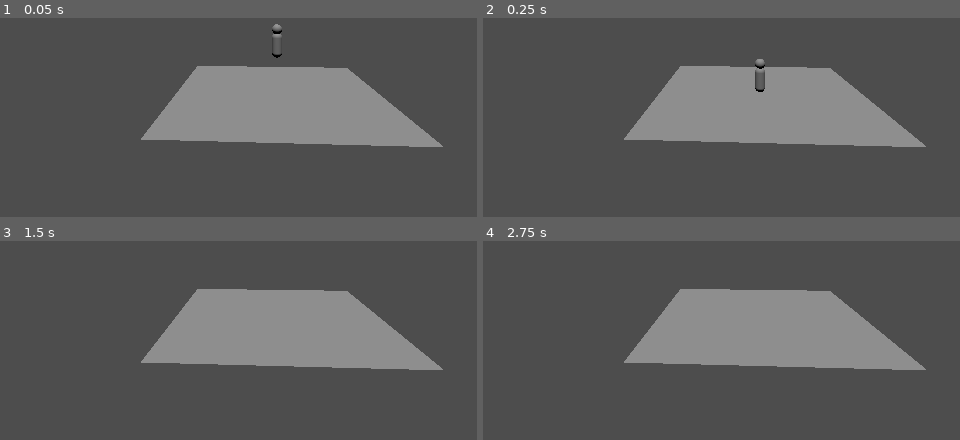
Above: before the commit, frames 1-4 (two rows, left to right).
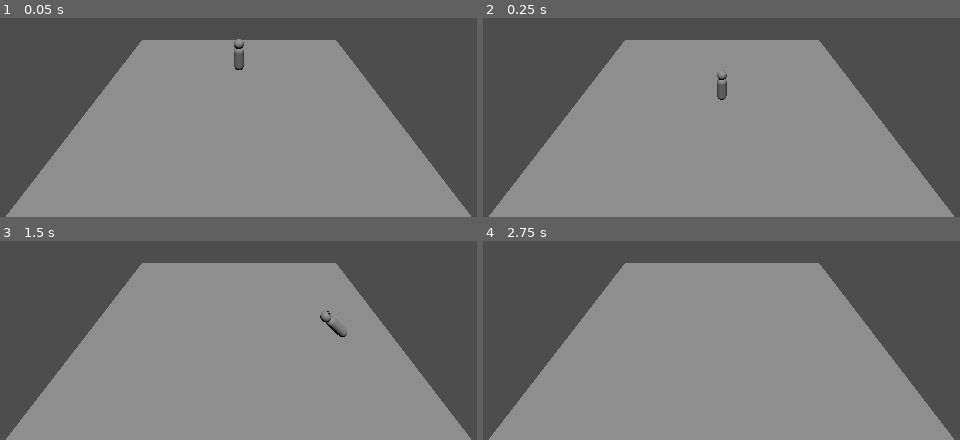
Above: after the commit, the same moments.

Repository: covmoore/interrupt-game-jam
Game: Godot game, scene res://maps/mind.tscn
Two runs of this game, one before a commit and one after it. Both use one fixed random seed, a clock stepped at 60 frames per second and the inputs below.
Inputs (mouse positions are in pixels of both pictures, inside the frame that each line leads up to):
- Up to frame 1 (0.05 s): no input
- Up to frame 2 (0.25 s): no input
- Up to frame 3 (1.5 s): tap Enter at 0.5 s; move the mouse to (outside the picture) at 0.52 s; hold D (move_right) 0.53-1.28 s; click (outside the picture) at 0.67 s; move the mouse to (outside the picture) at 1.27 s; hold S (move_back) from 1.28 s (still down); click (outside the picture) at 1.42 s
- Up to frame 4 (2.75 s): move the mouse to (outside the picture) at 2.02 s; release S (move_back) at 2.03 s; hold D (move_right) from 2.03 s (still down); click (outside the picture) at 2.17 s

The runs differ from the first frame. In frame 1, 45% of the frame differs, in the area x 1-99%, y 3-100%; in frame 2, 45%, in the area x 1-99%, y 11-100%; in frame 3, 45%; in frame 4, 45%.

Commit message:
adding the camera script to the camera

Diff:
--- /dev/null
+++ b/maps/camera_pan.gd
@@ -0,0 +1,13 @@
+extends Camera3D
+
+@onready var camera_pivot = $".."
+@onready var camera: Camera3D = $"."
+
+func _input(event: InputEvent):
+	if event is InputEventMouseMotion and Input.is_mouse_button_pressed(MOUSE_BUTTON_RIGHT):
+		var mouse_sensitivity = 0.005
+		camera_pivot.rotate_y(event.relative.x * mouse_sensitivity)
+		camera_pivot.rotate_x(event.relative.y * mouse_sensitivity)
+		camera_pivot.rotation.x = clampf(camera_pivot.rotation.x, -75, 0)
+		camera_pivot.rotation.z = 0
+# Called when the node enters the scene tree for the first time.
--- a/maps/mind.tscn
+++ b/maps/mind.tscn
@@ -1,17 +1,19 @@
-[gd_scene load_steps=4 format=3 uid="uid://bpy5y680rvwjc"]
+[gd_scene load_steps=5 format=3 uid="uid://bpy5y680rvwjc"]
 
 [ext_resource type="PackedScene" uid="uid://clfr6g1wxrggi" path="res://prefabs/player.tscn" id="1_136gs"]
+[ext_resource type="Script" path="res://maps/camera_pan.gd" id="2_0727t"]
 
 [sub_resource type="PlaneMesh" id="PlaneMesh_7qubq"]
-size = Vector2(8, 8)
+size = Vector2(12, 12)
 
 [sub_resource type="BoxShape3D" id="BoxShape3D_vkvcm"]
-size = Vector3(8, 0.01, 8)
+size = Vector3(12, 0.01, 12)
 
 [node name="Mind_Room" type="Node3D"]
 
 [node name="Player" parent="." instance=ExtResource("1_136gs")]
 transform = Transform3D(1, 0, 0, 0, 1, 0, 0, 0, 1, 0, 2.0153, 0)
+speed = 5
 
 [node name="Ground" type="StaticBody3D" parent="." groups=["Ground"]]
 collision_mask = 7
@@ -22,8 +24,12 @@
 [node name="CollisionShape3D" type="CollisionShape3D" parent="Ground"]
 shape = SubResource("BoxShape3D_vkvcm")
 
-[node name="Camera3D" type="Camera3D" parent="."]
-transform = Transform3D(0.99869, 0, 0.0511681, 0, 1, 0, -0.0511681, 0, 0.99869, -0.902787, 4, 11.8143)
-
 [node name="DirectionalLight3D" type="DirectionalLight3D" parent="."]
 transform = Transform3D(1, 0, 0, 0, 0.379941, 0.925011, 0, -0.925011, 0.379941, 0, 8.58882, 0)
+
+[node name="CameraPivot" type="Node3D" parent="."]
+transform = Transform3D(1, 0, 0, 0, 0.965926, 0.258819, 0, -0.258819, 0.965926, 0, 0, 0)
+
+[node name="Camera3D" type="Camera3D" parent="CameraPivot"]
+transform = Transform3D(1, 0, 0, 0, 1, 0, 0, 0, 1, 0.024663, 4.49301, 12.3104)
+script = ExtResource("2_0727t")
--- a/player.gd
+++ b/player.gd
@@ -5,21 +5,21 @@
 @export var jump_impulse = 20
 
 var target_velocity = Vector3.ZERO
+var _camera: Camera3D = null
+
+func _ready() -> void:
+	_camera = $"../CameraPivot/Camera3D"
+
+func _input(event: InputEvent):
+	if event is InputEventMouseMotion:
+		$Pivot.basis = Basis.looking_at(Vector3(event.global_position.x, event.global_position.y, 0))
 
 func _physics_process(delta: float):
-	var direction = Vector3.ZERO
-	if Input.is_action_pressed("move_right"):
-		direction.x += 1
-	if Input.is_action_pressed("move_left"):
-		direction.x -= 1
-	if Input.is_action_pressed("move_back"):
-		direction.z += 1
-	if Input.is_action_pressed("move_forward"):
-		direction.z -= 1
+	var movement = Input.get_vector("move_left", "move_right", "move_forward", "move_back")
+	var direction = Vector3(movement.x, 0, movement.y).rotated(Vector3.UP, _camera.global_rotation.y).normalized()
+	if direction:
+		direction = direction.normalized()
 
-	if direction != Vector3.ZERO:
-		direction = direction.normalized()
-		$Pivot.basis = Basis.looking_at(direction)
 
 	target_velocity.x = direction.x * speed
 	target_velocity.z = direction.z * speed
@@ -27,8 +27,5 @@
 	if not is_on_floor():
 		target_velocity.y = target_velocity.y - (fall_acceleration * delta)
 
-	if is_on_floor() and Input.is_action_just_pressed("jump"):
-		target_velocity.y = jump_impulse
-
 	velocity = target_velocity
 	move_and_slide()
